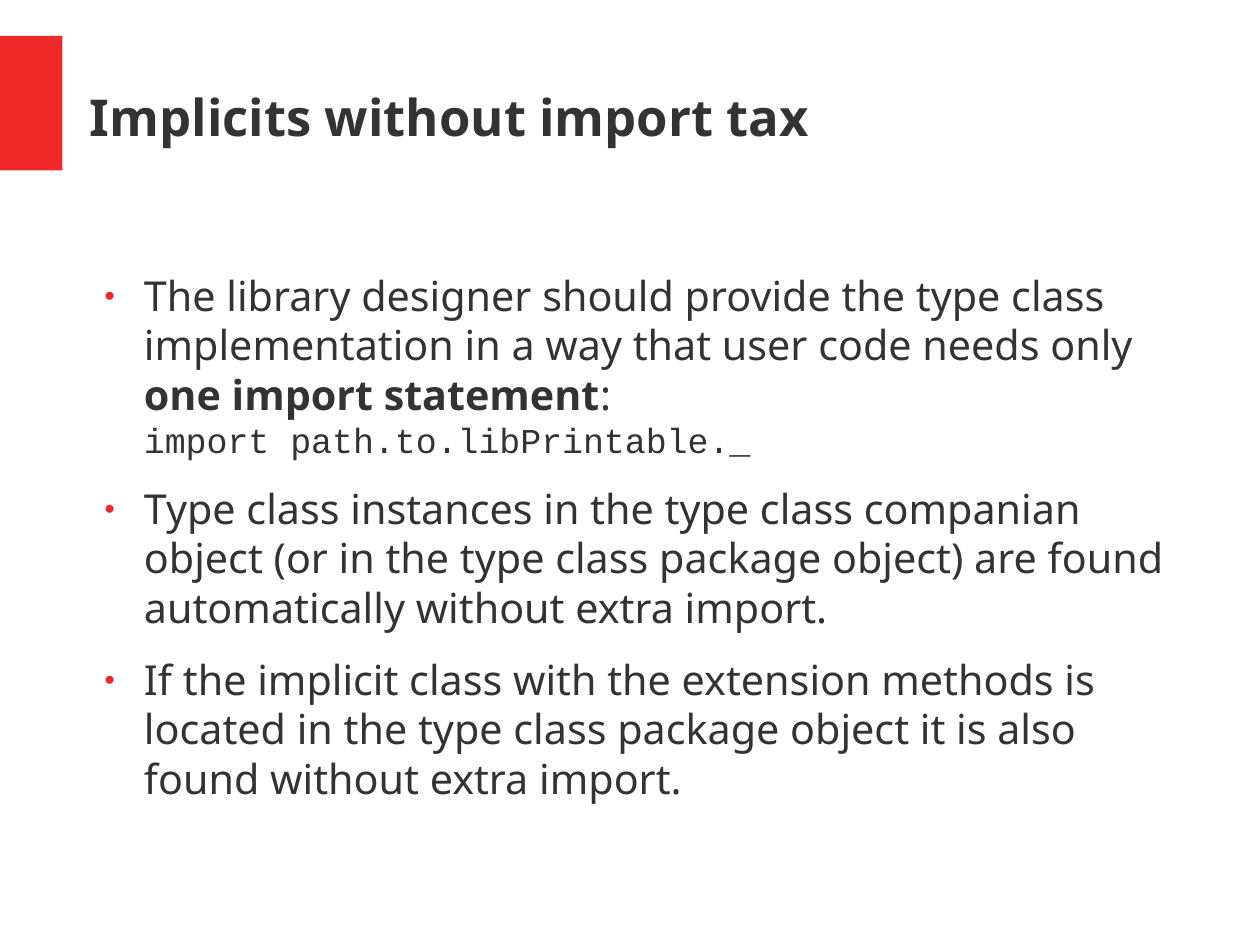
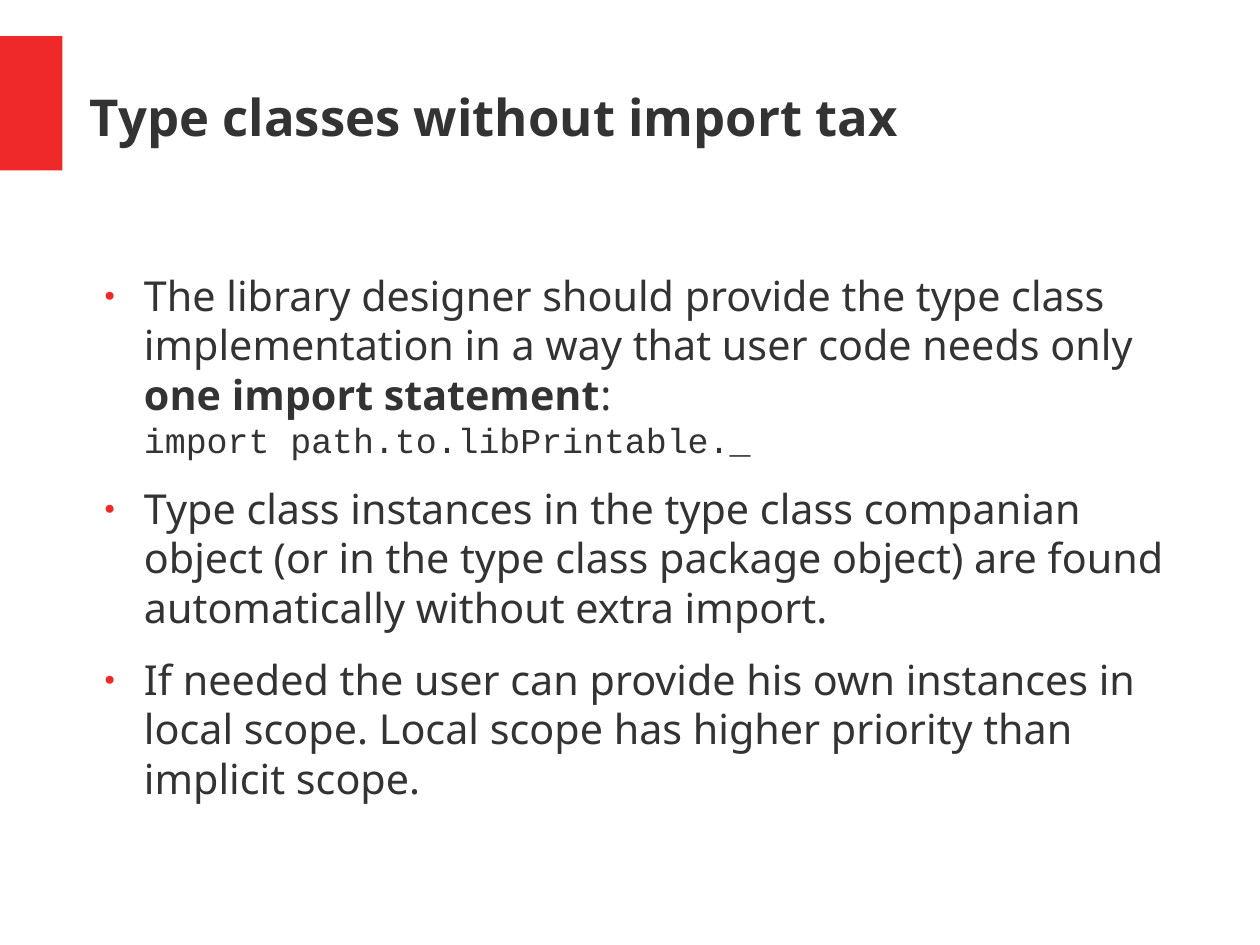
Before and after one commit to hermannhueck/typeclasses, a slide deck: slide 24 of Slides/TypeClasses.pptx (slide 21 before the commit). Drawn at 1260x945 pixels with LibreOffice and Linux fonts; fonts in the diff are those of the drawing. Boxes give left, top, right and bottom in pixels: in the first picture for what was removed or moved away, otherwise in the second. Text is boxed around its words. In the diff, an @@ line names an element or a change of style, - is before the commit and + after.

```diff
--- a/Slides/TypeClasses.pptx
+++ b/Slides/TypeClasses.pptx
@@ text at [90, 97, 898, 148]: text changed @@
-Implicits without import tax
+Type classes without import tax
@@ text at [144, 663, 1135, 804]: text changed @@
-● If the implicit class with the extension methods is located in the type class package object it is also found without extra import.
+● If needed the user can provide his own instances in local scope. Local scope has higher priority than implicit scope.
```
Also in this commit, not shown: 15 other slides changed, 3 slides added, 1 other file.
